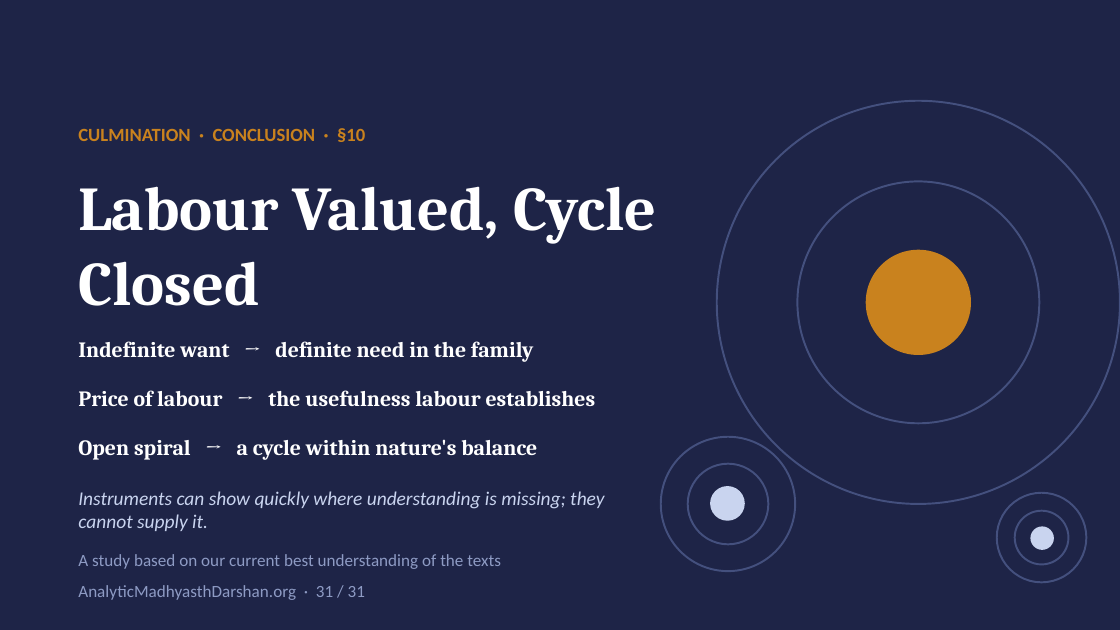
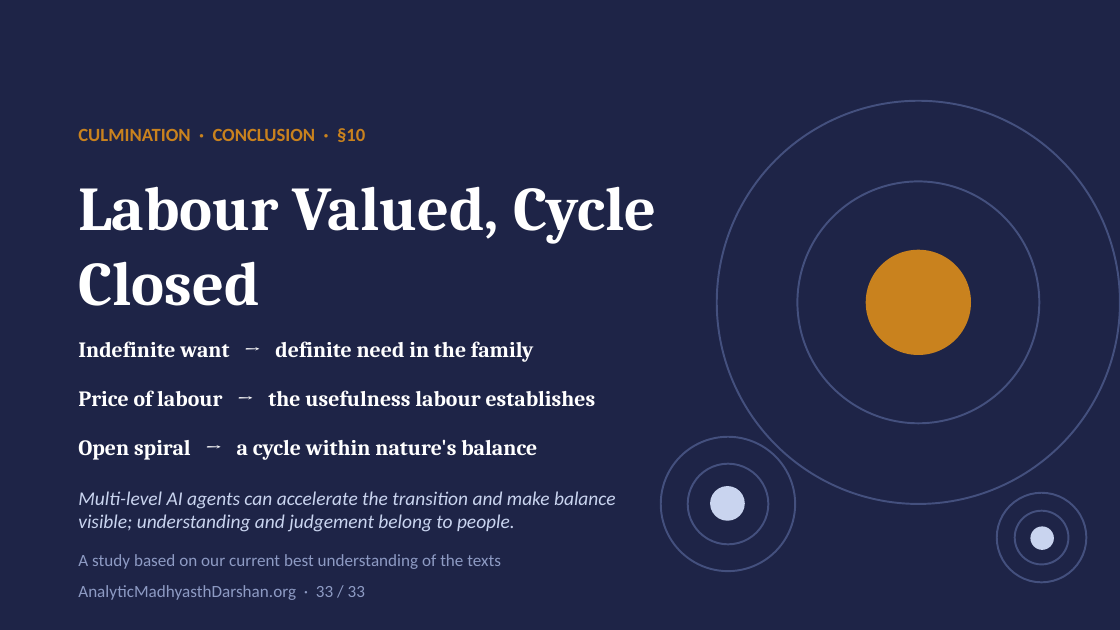
Before and after one commit to raghavamohan/AnalyticMadhyasthDarshan, a slide deck: slide 33 of Studies/Prosperity-Economics-And-Right-Use/Prosperity-Economics-And-Right-Use-Madhyasth-Darshan.pptx (slide 31 before the commit). Drawn at 1120x630 pixels with LibreOffice and Linux fonts; fonts in the diff are those of the drawing. Boxes give left, top, right and bottom in pixels: in the first picture for what was removed or moved away, otherwise in the second. Text is boxed around its words. In the diff, an @@ line names an element or a change of style, - is before the commit and + after.

```diff
--- a/Studies/Prosperity-Economics-And-Right-Use/Prosperity-Economics-And-Right-Use-Madhyasth-Darshan.pptx
+++ b/Studies/Prosperity-Economics-And-Right-Use/Prosperity-Economics-And-Right-Use-Madhyasth-Darshan.pptx
@@ text at box(78, 491, 616, 532): text changed @@
-Instruments can show quickly where understanding is missing; they cannot supply it.
+Multi-level AI agents can accelerate the transition and make balance visible; understanding and judgement belong to people.
@@ text at box(78, 585, 365, 600): text changed @@
-AnalyticMadhyasthDarshan.org · 31 / 31
+AnalyticMadhyasthDarshan.org · 33 / 33
```
Also in this commit, not shown: 30 other slides changed, 2 slides added, 16 other files.
